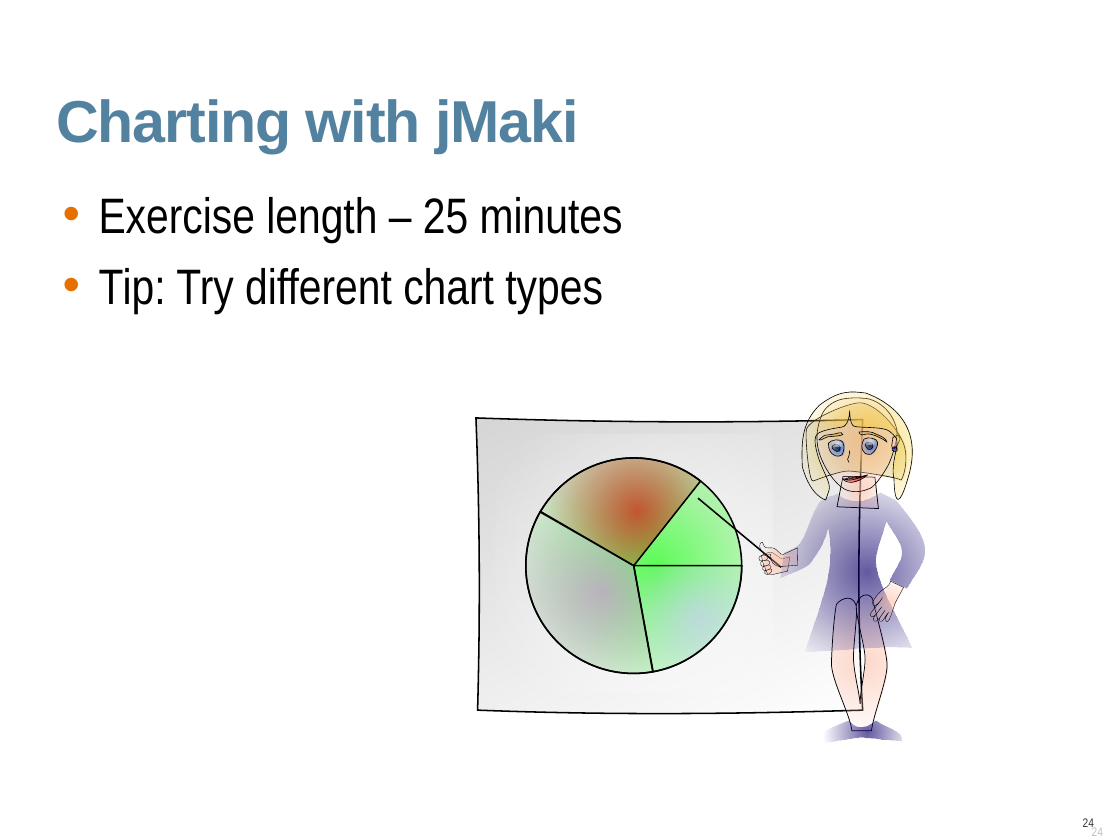
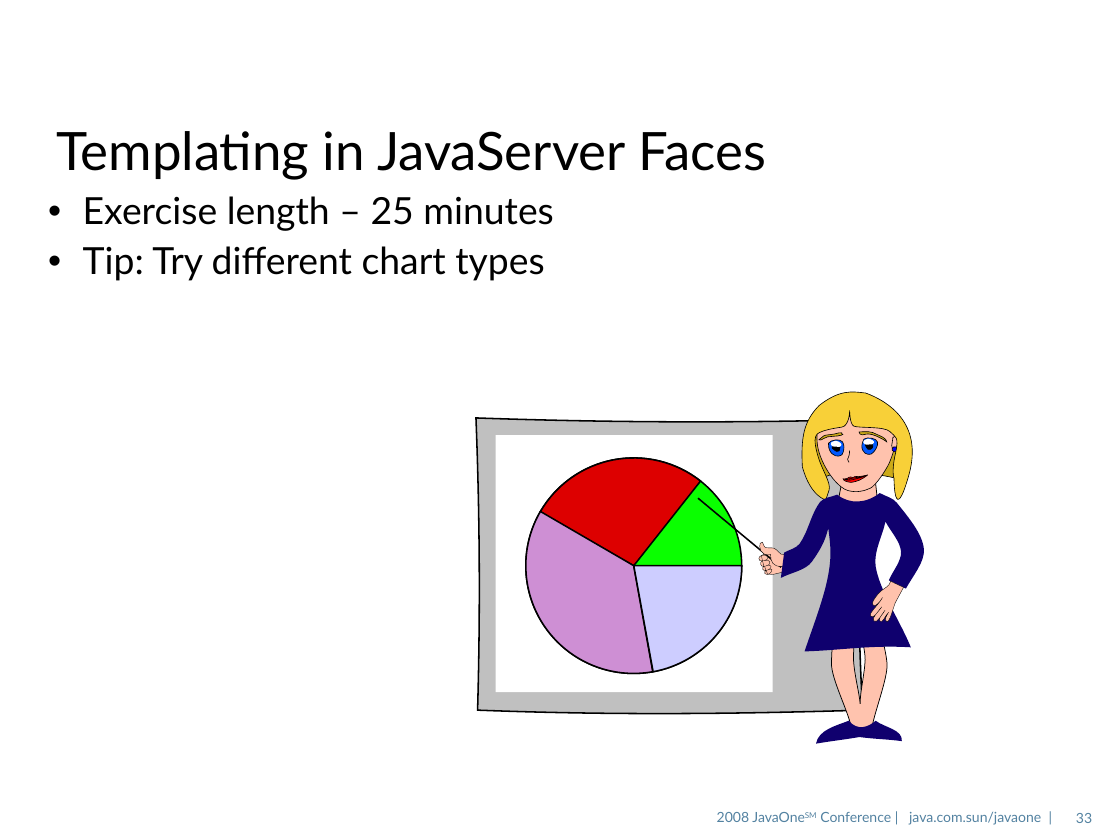
Before and after one commit to javaee/glassfish, a slide deck: slide 33 of v3/admingui/j1plugin/gfplugin/4520_gfplugin.odp (slide 24 before the commit). Drawn at 1120x840 pixels with LibreOffice and Linux fonts; fonts in the diff are those of the drawing; background and template pictures are left out. Boxes give left, top, right and bottom in pixels: in the first picture for what was removed or moved away, otherwise in the second. Text is boxed around its words. In the diff, an @@ line names an element or a change of style, - is before the commit and + after.

Commit message:
* Updated version of the slides.
svn path=/trunk/; revision=19689

```diff
--- a/v3/admingui/j1plugin/gfplugin/4520_gfplugin.odp
+++ b/v3/admingui/j1plugin/gfplugin/4520_gfplugin.odp
@@ title removed at (x1=56, y1=99, x2=579, y2=153) @@
-Charting with jMaki
@@ title added at (x1=56, y1=131, x2=766, y2=179), 34 pt, text #000000 @@
+Templating in JavaServer Faces
@@ text "Exercise length – 25 minutes" at (x1=83, y1=196, x2=553, y2=281): size 32 to 24 pt, font Arial Narrow to Lato; indent changed; line spacing 0.85 to 0.9; less space between paragraphs @@
@@ freeform shape at (x1=802, y1=392, x2=912, y2=500): fill gradient #F8D038 to #F8D038 @@
@@ fill gradient #CCAA18 to #CCAA18 in 3 elements at (x1=806, y1=403, x2=906, y2=482), (x1=859, y1=431, x2=887, y2=441), (x1=819, y1=432, x2=843, y2=439) @@
@@ freeform shape at (x1=829, y1=440, x2=844, y2=457): fill gradient #0059FF to #0059FF @@
@@ freeform shape at (x1=832, y1=445, x2=840, y2=451): fill gradient #000000 to #000000 @@
@@ freeform shape at (x1=862, y1=438, x2=878, y2=455): fill gradient #0059FF to #0059FF @@
@@ fill gradient #FFFFFF to #FFFFFF in 3 elements at (x1=496, y1=435, x2=773, y2=692), (x1=831, y1=441, x2=842, y2=447), (x1=864, y1=439, x2=875, y2=445) @@
@@ freeform shape at (x1=866, y1=442, x2=874, y2=450): fill gradient #000000 to #000000 @@
@@ fill gradient #FFC2AD to #FFC2AD in 3 elements at (x1=837, y1=476, x2=878, y2=508), (x1=816, y1=398, x2=897, y2=492), (x1=892, y1=436, x2=899, y2=449) @@
@@ freeform shape at (x1=893, y1=447, x2=898, y2=452): fill gradient #0000FF to #0000FF @@
@@ freeform shape at (x1=525, y1=458, x2=741, y2=673): fill gradient #0AFF00 to #0AFF00 @@
@@ freeform shape at (x1=540, y1=458, x2=700, y2=566): fill gradient #DD0000 to #DD0000 @@
@@ freeform shape at (x1=843, y1=475, x2=868, y2=483): fill gradient #FF0000 to #FF0000 @@
@@ freeform shape at (x1=844, y1=476, x2=866, y2=480): fill gradient #FF0000 to #FF0000 @@
@@ freeform shape at (x1=781, y1=493, x2=924, y2=651): fill gradient #0F006E to #0F006E @@
@@ freeform shape at (x1=525, y1=512, x2=652, y2=674): fill gradient #CE8FD4 to #CE8FD4 @@
@@ freeform shape at (x1=634, y1=566, x2=741, y2=672): fill gradient #CDCDFF to #CDCDFF @@
@@ freeform shape at (x1=831, y1=595, x2=887, y2=730): fill gradient #FFC3AE to #FFC3AE @@
@@ fill gradient #FFC2AC to #FFC2AC in 7 elements at (x1=759, y1=552, x2=791, y2=575), (x1=759, y1=542, x2=797, y2=567), (x1=766, y1=569, x2=772, y2=575), (x1=764, y1=564, x2=771, y2=570), (x1=763, y1=560, x2=771, y2=567), (x1=762, y1=556, x2=768, y2=561), (x1=870, y1=581, x2=904, y2=622) @@
@@ freeform shape at (x1=816, y1=721, x2=903, y2=744): fill gradient #10006E to #10006E @@
@@ text added at (x1=717, y1=812, x2=1041, y2=825), 9 pt, text #5382A1 @@
+2008 JavaOneSM Conference | java.com.sun/javaone |
@@ page number added at (x1=1076, y1=813, x2=1092, y2=823), 9 pt, text #5483A1 @@
+33
@@ page number removed at (x1=1083, y1=818, x2=1094, y2=827) @@
-24
```
Also in this commit, not shown: 27 other slides changed, 10 slides added, 1 slide removed.
